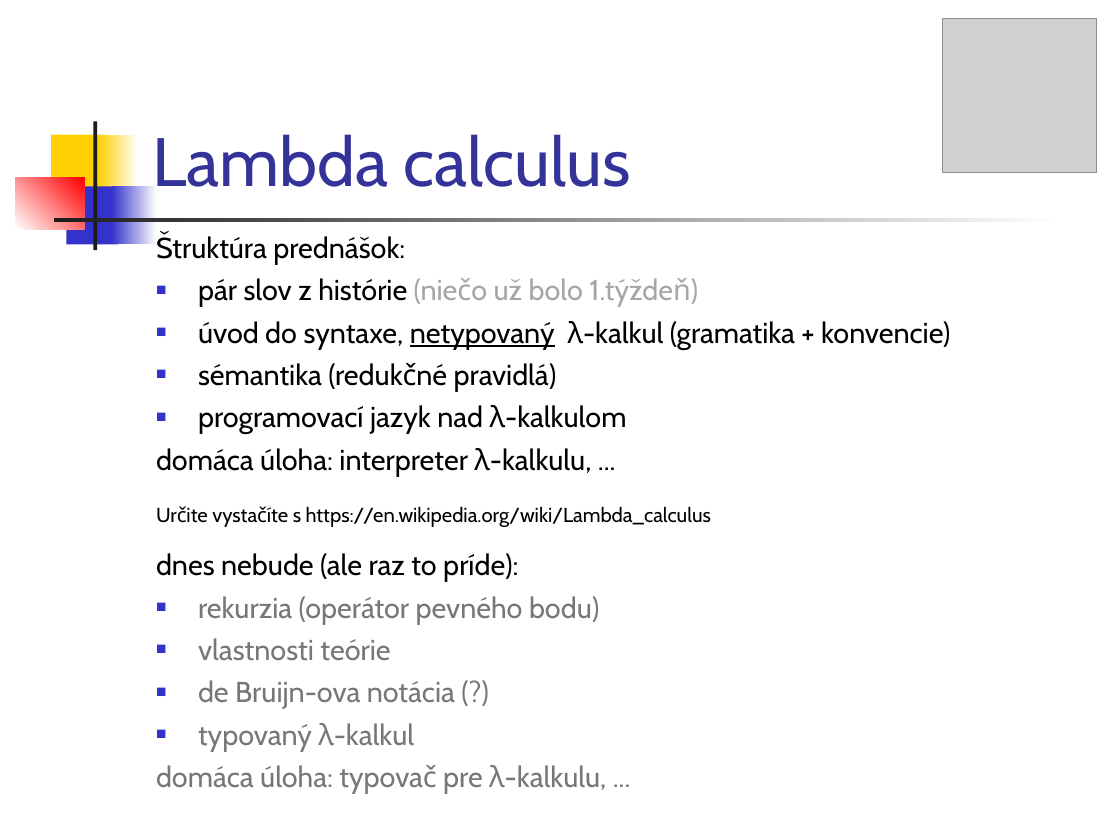
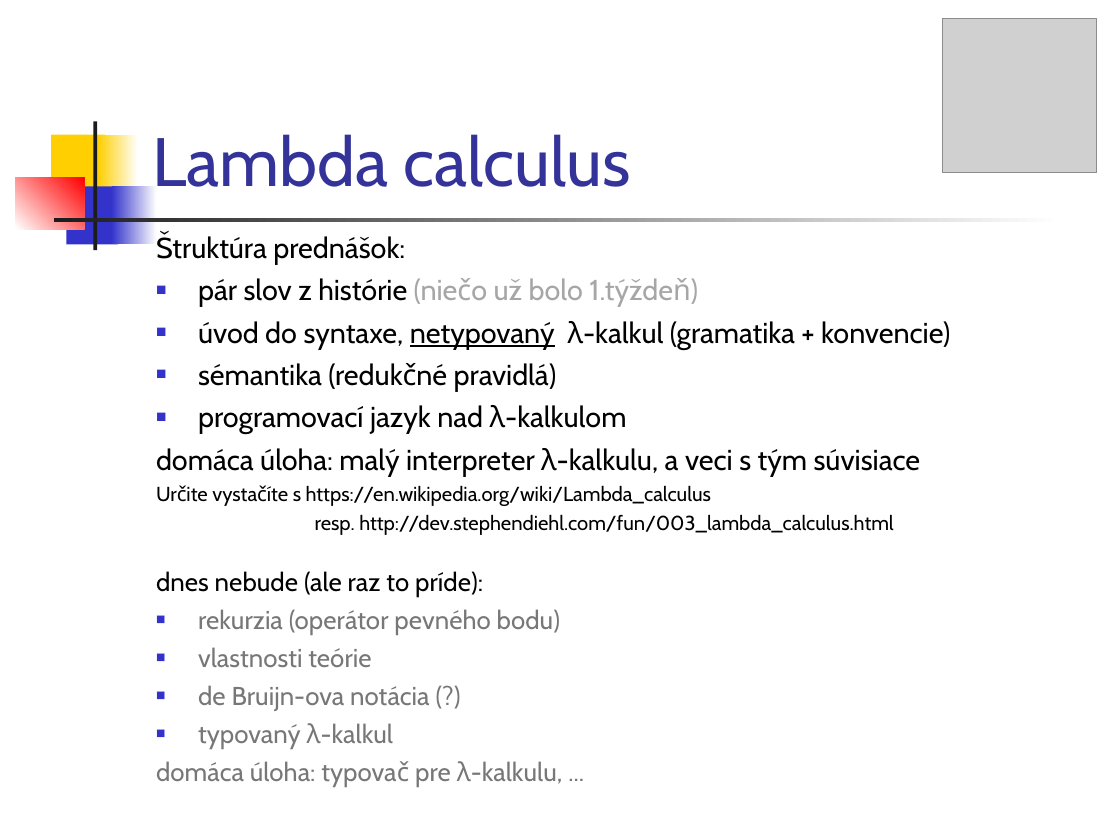
Before and after one commit to Funkcionalne/Prednasky, a slide deck: slide 2 of 05/05_fpro.ppt. Drawn at 1120x840 pixels with LibreOffice and Linux fonts; fonts in the diff are those of the drawing; grey boxes stand for pictures. Boxes give left, top, right and bottom in pixels: in the first picture for what was removed or moved away, otherwise in the second. Text is boxed around its words. In the diff, an @@ line names an element or a change of style, - is before the commit and + after.

```diff
--- a/05/05_fpro.ppt
+++ b/05/05_fpro.ppt
@@ text at <box>156,448,921,476</box>: text changed @@
-domáca úloha: interpreter λ-kalkulu, ...
+domáca úloha: malý interpreter λ-kalkulu, a veci s tým súvisiace
@@ text at <box>315,514,893,535</box>: paragraph added @@
+resp. http://dev.stephendiehl.com/fun/003_lambda_calculus.html
@@ text at <box>156,571,563,787</box>: size 18.5 to 16.6 pt in "dnes nebude (ale raz to príde):", "rekurzia (operátor pevného bodu)", "vlastnosti teórie", "de Bruijn-ova notácia (?)" and 2 more places @@
```
Also in this commit, not shown: 20 other slides changed, 2 slides added, 1 other file.
